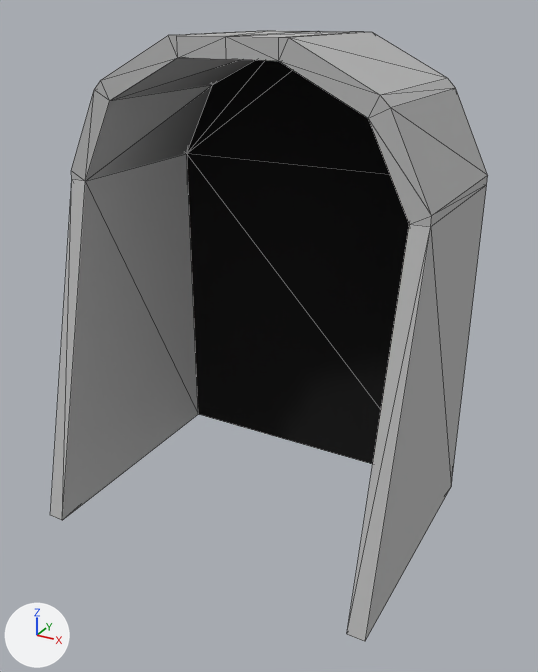
A saved change to the OBJ model Gamejam Brackeys #2/Assets/Models/structures/tunnel/tunnel.obj.
Camera for both pictures: a 50 mm lens placed at (3.96, -7.37, 5.78), pointed at (0.22, -0.57, 2.38). Every picture has the same lights, and +X, +Y and +Z are marked at lower left. Mesh edges are drawn as thin lines. Where no turn or scale is listed for an object, it has been applied to the vertices. Vertices at the same position are counted once.

Objects in the first picture: 'Cube_Cube.001'.
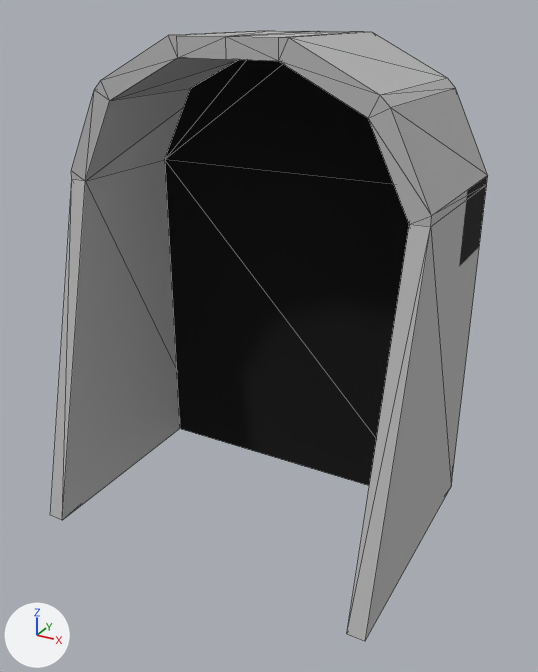
What the commit changed:
me_cube_cube_001 is used by ob_cube_cube_001; location (0.0, 0.0, 0.0).
me_cube_cube_001 had 48 vertices, 101 faces and spanned x -2.1..2.1, y -2.0..1.0, z 0.0..5.54.
me_cube_cube_001 now has 57 vertices, 126 faces, 1 loose edge and spans x -2.1..2.1, y -2.0..1.0, z 0.0..5.54.
Part 1, on me_cube_cube_001:
7 faces are deleted.
9 new vertices lie (0.0, -0.5, 0.0) away from vertices in x -1.9..1.9, y 1.0, z 0.0..5.34.
1 loose edge is added.
32 new faces join them.
me_cube_cube_001 part 2: 99 kept faces spanning x -2.1..2.1, y -2.0..1.0, z 0.0..5.54 get new texture (UV) coordinates.

Location of each change, (x1, y1, x2, y2) in pixels of the pictures (538 x 672 px):
part 1 of me_cube_cube_001, built on: before (187, 60, 409, 464); after (165, 60, 409, 486)
part 2 of me_cube_cube_001, surface changed: (106, 56, 488, 489) in both
